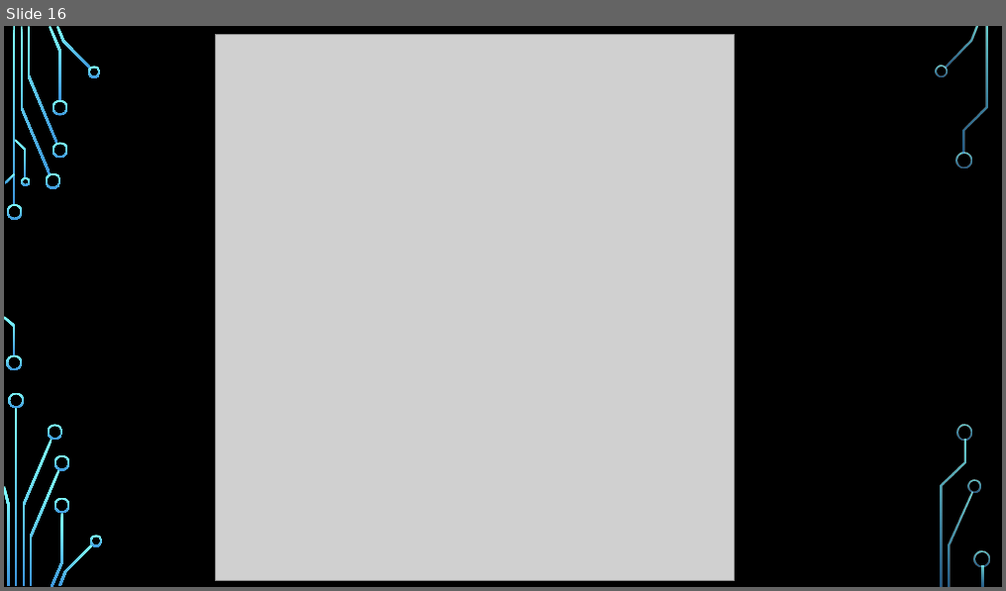
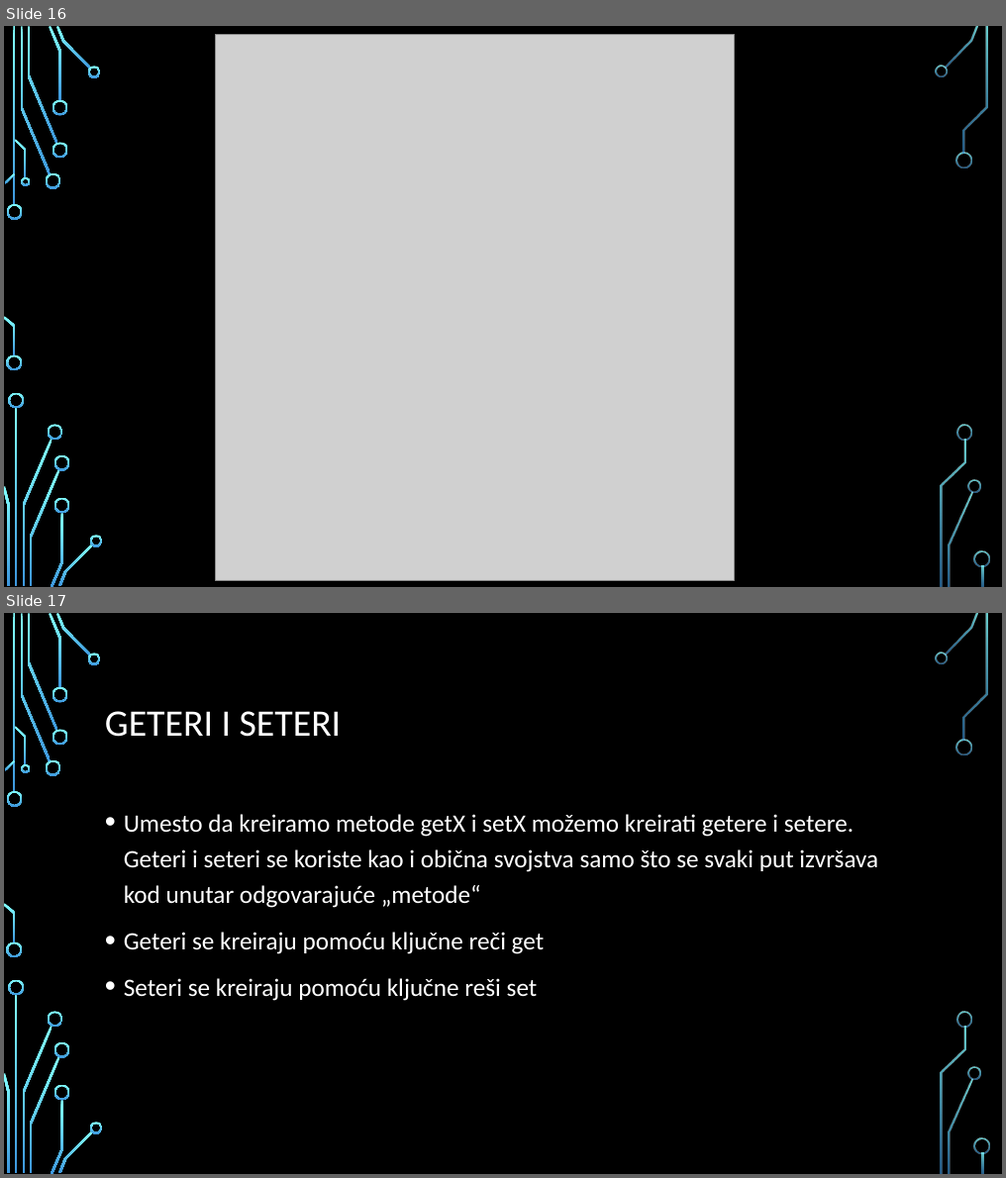
Before and after one commit to MihajloMilojevic/Sekcija, a slide deck: JavaScript/Napredno/prezentacije/18. Objektno orijentisano programiranje u javascriptu.pptx. Shown one above the other, each under a label of ours: slide 16 before the commit, slides 16 and 17 after it. The pictures are 1006x591 and 1006x1178 pixels, drawn with LibreOffice and Linux fonts; fonts in the diff are those of the drawing; grey boxes stand for pictures; background and template pictures are left out. Boxes give left, top, right and bottom in pixels: in the first picture for what was removed or moved away, otherwise in the second. Text is boxed around its words. In the diff, an @@ line names an element or a change of style, - is before the commit and + after.

```diff
--- a/JavaScript/Napredno/prezentacije/18. Objektno orijentisano programiranje u javascriptu.pptx
+++ b/JavaScript/Napredno/prezentacije/18. Objektno orijentisano programiranje u javascriptu.pptx
@@ slide 17 added at box(4, 613, 1002, 1174), background picture (left out); not listed: 36 template elements that a slide beside it also shows @@
@@ title added at box(105, 711, 342, 737), 36 pt, text #FFFFFF @@
+GETERI I SETERI
@@ text added at box(124, 814, 878, 1001), 24 pt, text #FFFFFF @@
+• Umesto da kreiramo metode getX i setX možemo kreirati getere i setere. Geteri i seteri se koriste kao i obična svojstva samo što se svaki put izvršava kod unutar odgovarajuće „metode“
+• Geteri se kreiraju pomoću ključne reči get
+• Seteri se kreiraju pomoću ključne reši set
```
Also in this commit, not shown: 2 slides changed, 3 other slides added, 4 other files.
